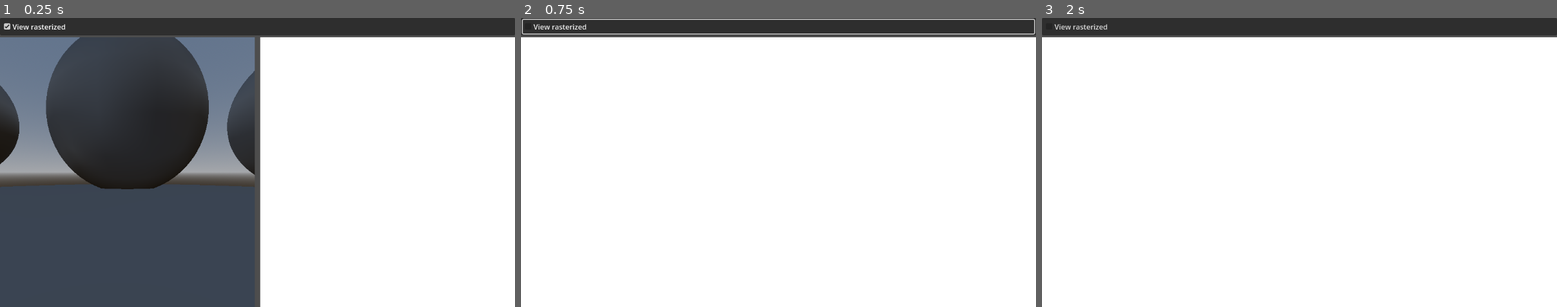
Above: before the commit, frames 1-3 (left to right).
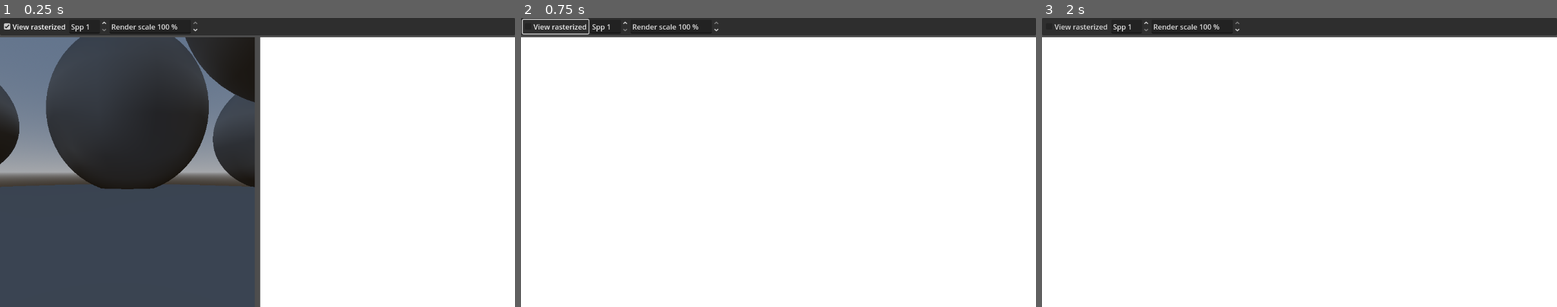
Above: after the commit, the same moments.

Repository: FrancoYudica/ComputePathTracer
Game: Godot game, scene res://main.tscn
The game is run twice, just before and just after one commit, with the same random seed, the same clock (stepped at 60 frames per second) and the same inputs.
Inputs (mouse positions are in pixels of both pictures, inside the frame that each line leads up to):
- Up to frame 1 (0.25 s): no input
- Up to frame 2 (0.75 s): click "View rasterized" at 0.5 s
- Up to frame 3 (2 s): tap Enter at 1.25 s; move the mouse to (1412, 148) at 1.27 s; press the mouse at (1412, 148) at 1.28 s; hold D (move_right) from 1.28 s (still down)

The runs differ from the first frame. In frame 1, 3.1% of the frame differs, in the area x 13-50%, y 1-59%; in frame 2, 1.0%; in frame 3, 0.2%.
Error before the commit: Cannot call method 'shader_create_from_spirv' on a null value. (res://renderer.gd:61)
Error after the commit: Cannot call method 'shader_create_from_spirv' on a null value. (res://renderer.gd:66)

Commit message:
Materials. Diffuse and fuzzy metal

Diff:
--- a/cpt/ProceduralSphere.gd
+++ b/cpt/ProceduralSphere.gd
@@ -1,4 +1,13 @@
 class_name ProceduralSphere extends GeometricObject
+
+enum MaterialType {
+	Diffuse,
+	Metal
+}
+
+@export var color: Color = Color.WHITE
+@export var material_type: MaterialType
+@export var fuzz: float = 0.0
 
 func load_bytes(_byte_array: PackedFloat32Array, offset: int) -> void:
 	_byte_array[offset + 0] = position.x
--- a/cpt/main.tscn
+++ b/cpt/main.tscn
@@ -38,10 +38,12 @@
 grow_horizontal = 2
 grow_vertical = 2
 
-[node name="SettingsPanelContainer" type="PanelContainer" parent="VBoxContainer" node_paths=PackedStringArray("rasterized_panel")]
+[node name="SettingsPanelContainer" type="PanelContainer" parent="VBoxContainer" node_paths=PackedStringArray("rasterized_panel", "renderer", "rendered_sub_viewport_container")]
 layout_mode = 2
 script = ExtResource("2_lquwl")
 rasterized_panel = NodePath("../HBoxContainer/RasterizedSubViewportContainer")
+renderer = NodePath("../../Renderer")
+rendered_sub_viewport_container = NodePath("../HBoxContainer/SubViewportContainerPathTracer")
 
 [node name="MarginContainer" type="MarginContainer" parent="VBoxContainer/SettingsPanelContainer"]
 layout_mode = 2
@@ -50,10 +52,28 @@
 theme_override_constants/margin_right = 4
 theme_override_constants/margin_bottom = 4
 
-[node name="RasterizedCheckBox" type="CheckBox" parent="VBoxContainer/SettingsPanelContainer/MarginContainer"]
+[node name="HBoxContainer" type="HBoxContainer" parent="VBoxContainer/SettingsPanelContainer/MarginContainer"]
+layout_mode = 2
+
+[node name="RasterizedCheckBox" type="CheckBox" parent="VBoxContainer/SettingsPanelContainer/MarginContainer/HBoxContainer"]
 layout_mode = 2
 button_pressed = true
 text = "View rasterized"
+
+[node name="SamplesSpinBox" type="SpinBox" parent="VBoxContainer/SettingsPanelContainer/MarginContainer/HBoxContainer"]
+layout_mode = 2
+min_value = 1.0
+value = 1.0
+prefix = "Spp"
+
+[node name="RenderScaleSpinBox" type="SpinBox" parent="VBoxContainer/SettingsPanelContainer/MarginContainer/HBoxContainer"]
+custom_minimum_size = Vector2(200, 0)
+layout_mode = 2
+min_value = 25.0
+step = 25.0
+value = 100.0
+prefix = "Render scale"
+suffix = "%"
 
 [node name="HBoxContainer" type="SplitContainer" parent="VBoxContainer"]
 layout_mode = 2
@@ -79,22 +99,53 @@
 [node name="ProceduralSphere" parent="VBoxContainer/HBoxContainer/RasterizedSubViewportContainer/SubViewport/Node3D" instance=ExtResource("3_7mycd")]
 transform = Transform3D(2, 0, 0, 0, 2, 0, 0, 0, 2, 0, 0.82193756, -2.3823183)
 skeleton = NodePath("../../../../../..")
+color = Color(0.8666667, 0.87058824, 0.67058825, 1)
+
+[node name="ProceduralSphere6" parent="VBoxContainer/HBoxContainer/RasterizedSubViewportContainer/SubViewport/Node3D" instance=ExtResource("3_7mycd")]
+transform = Transform3D(5.67, 0, 0, 0, 5.67, 0, 0, 0, 5.67, 5.861639, -0.8628144, -2.3823183)
+skeleton = NodePath("../../../../../..")
+color = Color(0.8666667, 0.87058824, 0.67058825, 1)
+material_type = 1
+fuzz = 0.8
+
+[node name="ProceduralSphere7" parent="VBoxContainer/HBoxContainer/RasterizedSubViewportContainer/SubViewport/Node3D" instance=ExtResource("3_7mycd")]
+transform = Transform3D(5.67, 0, 0, 0, 5.67, 0, 0, 0, 5.67, 7.3721085, 1.9595413, -8.709521)
+skeleton = NodePath("../../../../../..")
+color = Color(0.5764706, 0.18431373, 0.40392157, 1)
 
 [node name="ProceduralSphere2" parent="VBoxContainer/HBoxContainer/RasterizedSubViewportContainer/SubViewport/Node3D" instance=ExtResource("3_7mycd")]
 transform = Transform3D(0.998079, 0, 0.06195439, 0, 1, 0, -0.06195439, 0, 0.998079, -1.490622, 0.53590345, -1.4769747)
 skeleton = NodePath("../../../../../..")
+material_type = 1
+fuzz = 0.5
+
+[node name="ProceduralSphere8" parent="VBoxContainer/HBoxContainer/RasterizedSubViewportContainer/SubViewport/Node3D" instance=ExtResource("3_7mycd")]
+transform = Transform3D(0.998079, 0, 0.06195439, 0, 1, 0, -0.06195439, 0, 0.998079, -1.490622, 1.4455242, 0.1367352)
+skeleton = NodePath("../../../../../..")
+material_type = 1
 
 [node name="ProceduralSphere3" parent="VBoxContainer/HBoxContainer/RasterizedSubViewportContainer/SubViewport/Node3D" instance=ExtResource("3_7mycd")]
 transform = Transform3D(1, 0, 0, 0, 1, 0, 0, 0, 1, 1.2524259, 0, 0)
 skeleton = NodePath("../../../../../..")
+color = Color(0.8509804, 0.17254902, 0.32941177, 1)
 
 [node name="ProceduralSphere4" parent="VBoxContainer/HBoxContainer/RasterizedSubViewportContainer/SubViewport/Node3D" instance=ExtResource("3_7mycd")]
-transform = Transform3D(1, 0, 0, 0, 1, 0, 0, 0, 1, 1.2524259, 0.46467423, -1.1992314)
+transform = Transform3D(2, 0, 0, 0, 2, 0, 0, 0, 2, 1.2524259, 1.4642951, -0.8688791)
 skeleton = NodePath("../../../../../..")
+color = Color(0.2231029, 0.2231029, 0.22310287, 1)
+material_type = 1
+fuzz = 0.07
 
 [node name="ProceduralSphere5" parent="VBoxContainer/HBoxContainer/RasterizedSubViewportContainer/SubViewport/Node3D" instance=ExtResource("3_7mycd")]
 transform = Transform3D(100, 0, 0, 0, 100, 0, 0, 0, 100, 0, -50, 0)
 skeleton = NodePath("../../../../../..")
+color = Color(0.5411765, 0.73333335, 0.42352942, 1)
+
+[node name="ProceduralSphere9" parent="VBoxContainer/HBoxContainer/RasterizedSubViewportContainer/SubViewport/Node3D" instance=ExtResource("3_7mycd")]
+transform = Transform3D(100, 0, 0, 0, 100, 0, 0, 0, 100, 46.48638, -47.40651, 0)
+skeleton = NodePath("../../../../../..")
+color = Color(0.5411765, 0.73333335, 0.42352942, 1)
+material_type = 1
 
 [node name="SubViewportContainerPathTracer" type="SubViewportContainer" parent="VBoxContainer/HBoxContainer"]
 layout_mode = 2
@@ -114,6 +165,7 @@
 grow_vertical = 2
 
 [node name="TextureRect" type="TextureRect" parent="VBoxContainer/HBoxContainer/SubViewportContainerPathTracer/SubViewport"]
+texture_filter = 1
 anchors_preset = 15
 anchor_right = 1.0
 anchor_bottom = 1.0
@@ -128,4 +180,6 @@
 script = ExtResource("3_1bvp3")
 camera = NodePath("../VBoxContainer/HBoxContainer/RasterizedSubViewportContainer/SubViewport/Node3D/Camera3D")
 
-[connection signal="toggled" from="VBoxContainer/SettingsPanelContainer/MarginContainer/RasterizedCheckBox" to="VBoxContainer/SettingsPanelContainer" method="_on_rasterized_check_box_toggled"]
+[connection signal="toggled" from="VBoxContainer/SettingsPanelContainer/MarginContainer/HBoxContainer/RasterizedCheckBox" to="VBoxContainer/SettingsPanelContainer" method="_on_rasterized_check_box_toggled"]
+[connection signal="value_changed" from="VBoxContainer/SettingsPanelContainer/MarginContainer/HBoxContainer/SamplesSpinBox" to="VBoxContainer/SettingsPanelContainer" method="_on_samples_spin_box_value_changed"]
+[connection signal="value_changed" from="VBoxContainer/SettingsPanelContainer/MarginContainer/HBoxContainer/RenderScaleSpinBox" to="VBoxContainer/SettingsPanelContainer" method="_on_render_scale_spin_box_value_changed"]
--- a/cpt/renderer.gd
+++ b/cpt/renderer.gd
@@ -4,6 +4,8 @@
 @export var camera: Camera3D
 @export var render_control: Control
 
+var samples: int = 1
+
 var _shader: RID
 var _pipeline: RID
 
@@ -15,10 +17,13 @@
 
 var _scene_uniform_set: RID
 var _scene_spheres_storage_buffer: RID
+var _scene_materials_storage_buffer: RID
+
 
 var _image_uniform: RDUniform
 var _camera_uniform: RDUniform
 var _scene_spheres_uniform: RDUniform
+var _scene_materials_uniform: RDUniform
 
 func get_texture_rid():
 	return _output_texture_rid
@@ -96,22 +101,32 @@
 	_camera_uniform.add_id(_camera_storage_buffer)
 	_camera_uniform_set = _rd.uniform_set_create([_camera_uniform], _shader, 1)
 
-	# Scene uniform set
+	# Sphere uniform set binding
 	_scene_spheres_uniform = RDUniform.new()
 	_scene_spheres_uniform.uniform_type = RenderingDevice.UNIFORM_TYPE_STORAGE_BUFFER
 	_scene_spheres_uniform.binding = 0
-
 	var spheres_bytes = PackedByteArray()
 	spheres_bytes.resize(1024)
 	_scene_spheres_storage_buffer = _rd.storage_buffer_create(spheres_bytes.size(), spheres_bytes)
 	_scene_spheres_uniform.add_id(_scene_spheres_storage_buffer)
-	_scene_uniform_set = _rd.uniform_set_create([_scene_spheres_uniform], _shader, 2)
+
+	# Material uniform set binding
+	_scene_materials_uniform = RDUniform.new()
+	_scene_materials_uniform.uniform_type = RenderingDevice.UNIFORM_TYPE_STORAGE_BUFFER
+	_scene_materials_uniform.binding = 1
+	var materials_bytes = PackedByteArray()
+	materials_bytes.resize(1024)
+	_scene_materials_storage_buffer = _rd.storage_buffer_create(materials_bytes.size(), materials_bytes)
+	_scene_materials_uniform.add_id(_scene_materials_storage_buffer)
+
+	_scene_uniform_set = _rd.uniform_set_create([_scene_spheres_uniform, _scene_materials_uniform], _shader, 2)
 
 func _notification(what: int) -> void:
 	if what == NOTIFICATION_PREDELETE:
 		_rd.free_rid(_output_texture_rid)
 		_rd.free_rid(_camera_storage_buffer)
 		_rd.free_rid(_scene_spheres_storage_buffer)
+		_rd.free_rid(_scene_materials_storage_buffer)
 		_rd.free_rid(_output_texture_set)
 		_rd.free_rid(_camera_uniform_set)
 		_rd.free_rid(_scene_uniform_set)
@@ -148,7 +163,11 @@
 		texture_width,
 		texture_height,
 		randf(),
-		randf()
+		randf(),
+		samples,
+		0.0,
+		0.0,
+		0.0
 	])
 
 	var push_constant_byte_array = push_constant.to_byte_array()
@@ -195,13 +214,32 @@
 	_rd.buffer_update(_camera_storage_buffer, 0, camera_bytes.size(), camera_bytes)
 
 func _update_scene_storage_buffer():
-	var SPHERE_FLOATS = 4
+	var SPHERE_FLOATS = 8
 	var spheres = get_tree().get_nodes_in_group("procedural_sphere")
+
 	var spheres_data = PackedFloat32Array() # Sphere count + 3 bytes pad + Spheres data
+	var materials_data = PackedFloat32Array()
+	var materials_count = 0
 	spheres_data.resize(spheres.size() * SPHERE_FLOATS + 4)
 	spheres_data[0] = spheres.size()
 	for i in range(spheres.size()):
-		spheres[i].load_bytes(spheres_data, i * SPHERE_FLOATS + 4)
+		var sphere: ProceduralSphere = spheres[i] as ProceduralSphere
+		var base_offset = i * SPHERE_FLOATS + 4
+		var material_offset = 4 # x, y, z, r, mtl
+		sphere.load_bytes(spheres_data, base_offset)
+		spheres_data[base_offset + material_offset] = materials_count # Material index
+		materials_data.push_back(sphere.color.r)
+		materials_data.push_back(sphere.color.g)
+		materials_data.push_back(sphere.color.b)
+		materials_data.push_back(sphere.material_type)
+		materials_data.push_back(sphere.fuzz)
+		materials_data.push_back(0.0)
+		materials_data.push_back(0.0)
+		materials_data.push_back(0.0)
+		materials_count += 1
 
 	var sphere_bytes = spheres_data.to_byte_array()
 	_rd.buffer_update(_scene_spheres_storage_buffer, 0, sphere_bytes.size(), sphere_bytes)
+
+	var materials_bytes = materials_data.to_byte_array()
+	_rd.buffer_update(_scene_materials_storage_buffer, 0, materials_bytes.size(), materials_bytes)
--- a/cpt/settings_panel_container.gd
+++ b/cpt/settings_panel_container.gd
@@ -1,6 +1,16 @@
 extends PanelContainer
 
 @export var rasterized_panel: Control
+@export var renderer: Renderer
+@export var rendered_sub_viewport_container: SubViewportContainer
 
 func _on_rasterized_check_box_toggled(toggled_on: bool) -> void:
 	rasterized_panel.visible = toggled_on
+
+
+func _on_samples_spin_box_value_changed(value: float) -> void:
+	renderer.samples = int(value)
+
+
+func _on_render_scale_spin_box_value_changed(value: float) -> void:
+	rendered_sub_viewport_container.stretch_shrink = int(1.0 / (value / 100))
Not shown, changed: cpt/shaders/pathtracer.glsl
Not shown, changed: cpt/shaders/common.glsl.inc
Not shown, changed: cpt/shaders/primitives.glsl.inc
